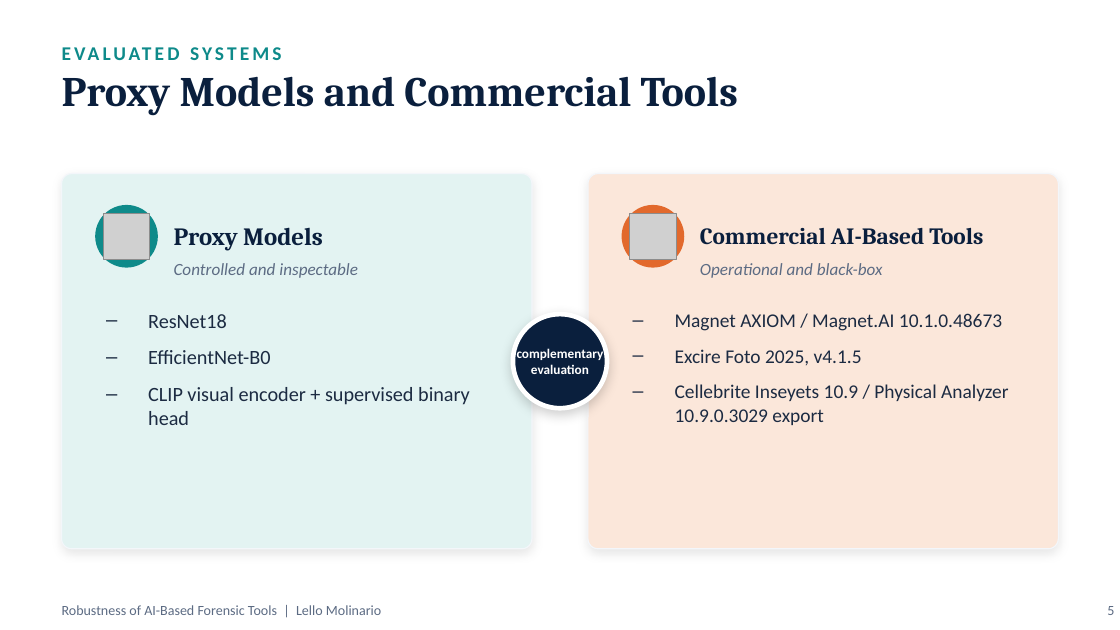
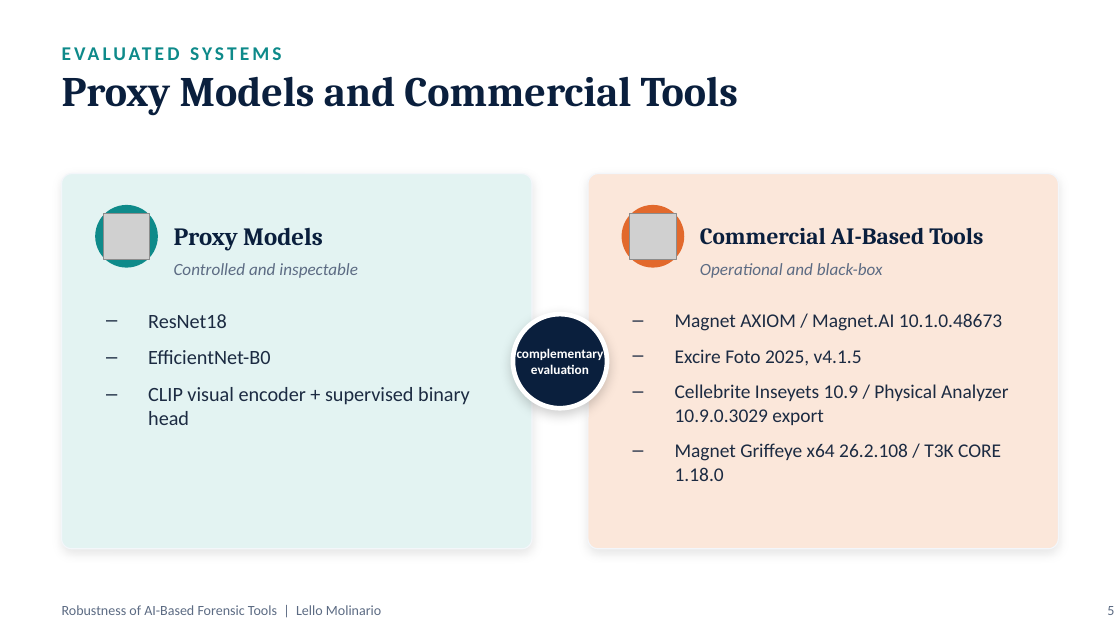
Before and after one commit to lmolinario/msc-thesis-ai-robustness-in-digital-forensics, a slide deck: slide 5 of docs/slides/Molinario_Thesis_Defense.pptx. Drawn at 1120x630 pixels with LibreOffice and Linux fonts; fonts in the diff are those of the drawing; grey boxes stand for pictures. Boxes give left, top, right and bottom in pixels: in the first picture for what was removed or moved away, otherwise in the second. Text is boxed around its words. In the diff, an @@ line names an element or a change of style, - is before the commit and + after.

```diff
--- a/docs/slides/Molinario_Thesis_Defense.pptx
+++ b/docs/slides/Molinario_Thesis_Defense.pptx
@@ text at [675,443,1001,481]: paragraph added @@
+– Magnet Griffeye x64 26.2.108 / T3K CORE 1.18.0
```
Also in this commit, not shown: 9 other slides changed.
